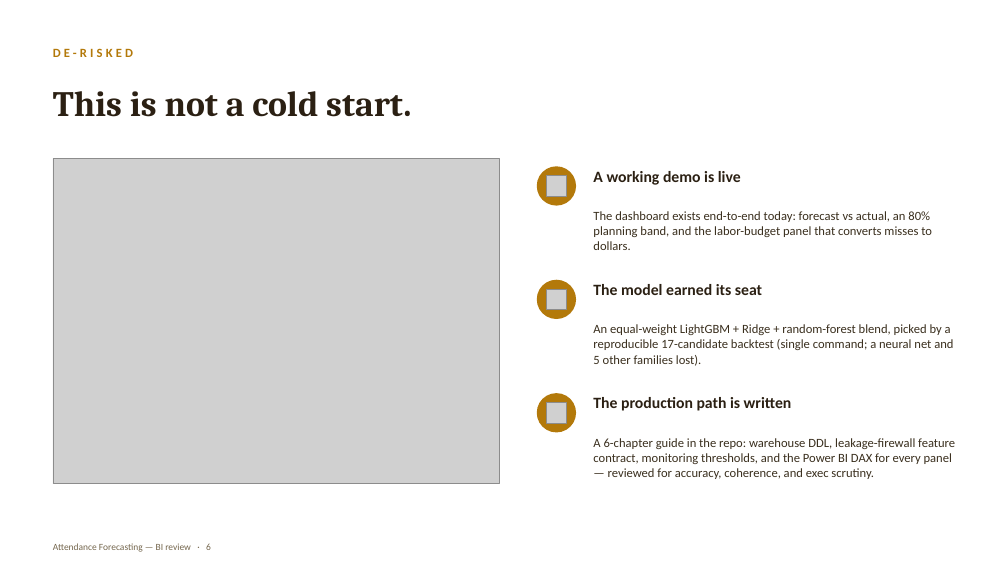
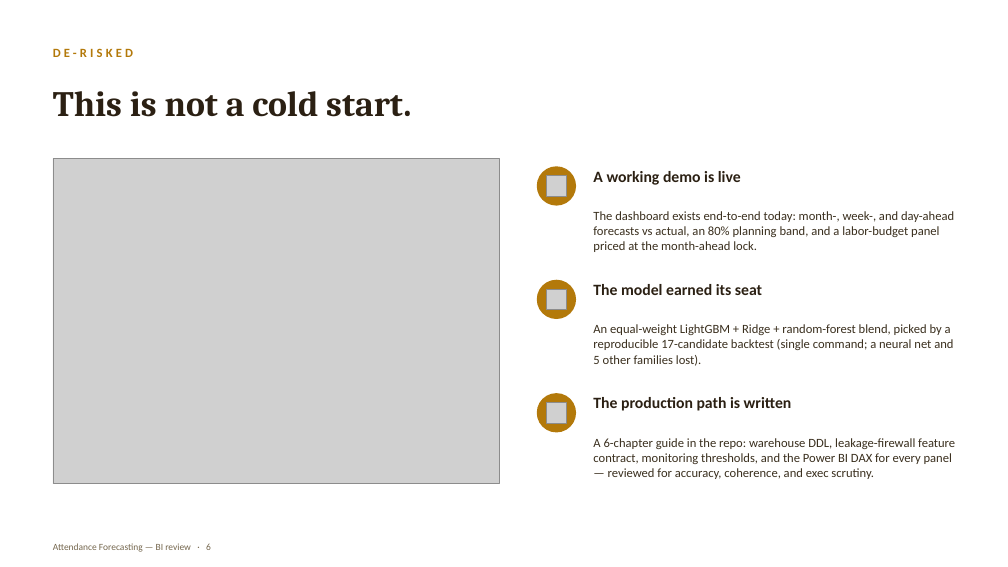
Before and after one commit to lmansf/Attendance-Projections, a slide deck: slide 6 of docs/deck/attendance-forecast-roi.pptx. Drawn at 1008x567 pixels with LibreOffice and Linux fonts; fonts in the diff are those of the drawing; grey boxes stand for pictures. Boxes give left, top, right and bottom in pixels: in the first picture for what was removed or moved away, otherwise in the second. Text is boxed around its words. In the diff, an @@ line names an element or a change of style, - is before the commit and + after.

```diff
--- a/docs/deck/attendance-forecast-roi.pptx
+++ b/docs/deck/attendance-forecast-roi.pptx
@@ text at [593, 211, 954, 252]: text changed @@
-The dashboard exists end-to-end today: forecast vs actual, an 80% planning band, and the labor-budget panel that converts misses to dollars.
+The dashboard exists end-to-end today: month-, week-, and day-ahead forecasts vs actual, an 80% planning band, and a labor-budget panel priced at the month-ahead lock.
```
Also in this commit, not shown: 5 other slides changed, 11 other files.
